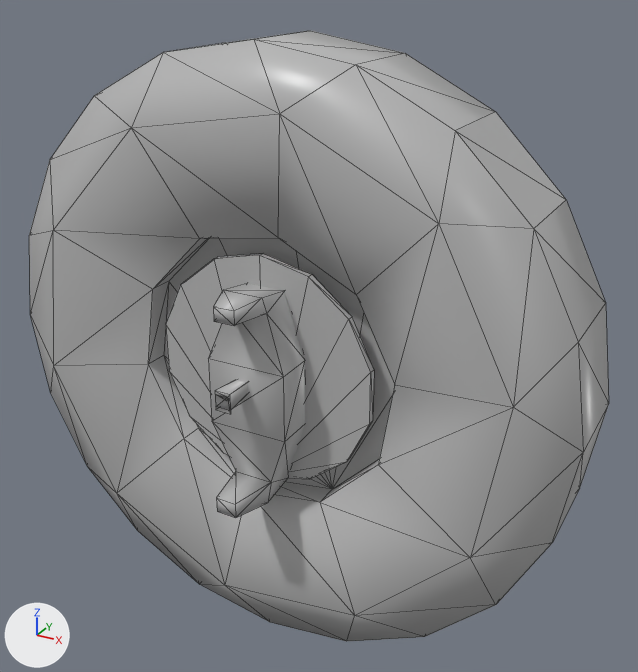
What one commit did to the COLLADA model meshes/buggy/wheel_frontleft.dae.
Both versions are drawn from a 50 mm camera at (0.2614, -0.3769, 0.232) aimed at (0.0216, 0.059, 0.0141). The axes (+X, +Y, +Z) are drawn at lower left. The lights are the same throughout. Mesh edges are drawn as thin lines. Where no turn or scale is listed for an object, it has been applied to the vertices. Vertices at the same position are counted once.

The first picture shows '_null__0012_007'.
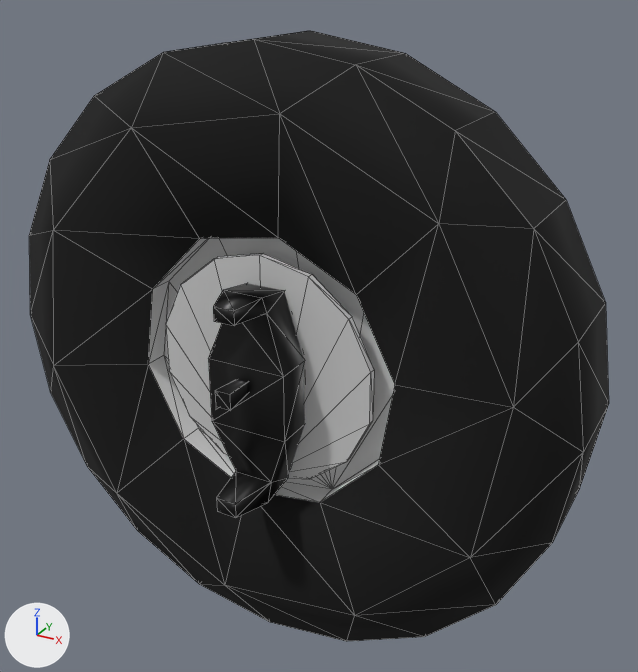
Boxes [x1, y1, x2, y2] around the edits, measured in the pictures (638 x 672 px):
part 1 of me_null__015, cut back: before [215, 391, 231, 414]; after [215, 391, 230, 410]
part 2 of me_null__015, recoloured: [148, 238, 395, 502] in both
part 3 of me_null__015, recoloured (grey to black): [29, 30, 609, 641] in both
part 4 of me_null__015, recoloured (grey to black): [208, 283, 305, 518] in both

The change in detail:
Material 'Tire_001' (mat_tire_001) is new.
Its base color is (0.0, 0.0, 0.0) (black #000000).
Its roughness is 0.9.
Material 'Material_001' (mat_material_001) is new.
Its base color is (0.0, 0.0, 0.0) (black #000000).
Its roughness is 0.37.
Material 'Material_002' (mat_material_002) is new.
Its base color is (0.64, 0.64, 0.64) (light grey #d1d1d1).
Its roughness is 0.44.
me_null__015 is used by ob_null__0012_007; location (0.0, 0.0, 0.0).
me_null__015 had 203 vertices, 352 faces and spanned x -0.189..0.192, y -0.022..0.102, z -0.192..0.189.
me_null__015 now has 201 vertices, 340 faces and spans x -0.189..0.192, y -0.022..0.102, z -0.192..0.189.
Part 1, on me_null__015:
2 vertices are removed from x 0.006, y -0.016, z -0.008..0.002.
14 faces are deleted.
2 new faces join them, mat_material_001 (black #000000).
me_null__015 part 2: 124 faces spanning x -0.086..0.088, y 0.024..0.094, z -0.089..0.085 switch from mat_buggy001_tga_001 (its picture is missing) to mat_material_002 (light grey #d1d1d1).
me_null__015 part 3: 140 faces spanning x -0.189..0.192, y 0.01..0.102, z -0.192..0.189 switch from mat_buggy001_tga_001 (its picture is missing) to mat_tire_001 (black #000000).
me_null__015 part 4: 54 faces spanning x -0.021..0.03, y -0.022..0.054, z -0.076..0.057 switch from mat_buggy001_tga_001 (its picture is missing) to mat_material_001 (black #000000).
